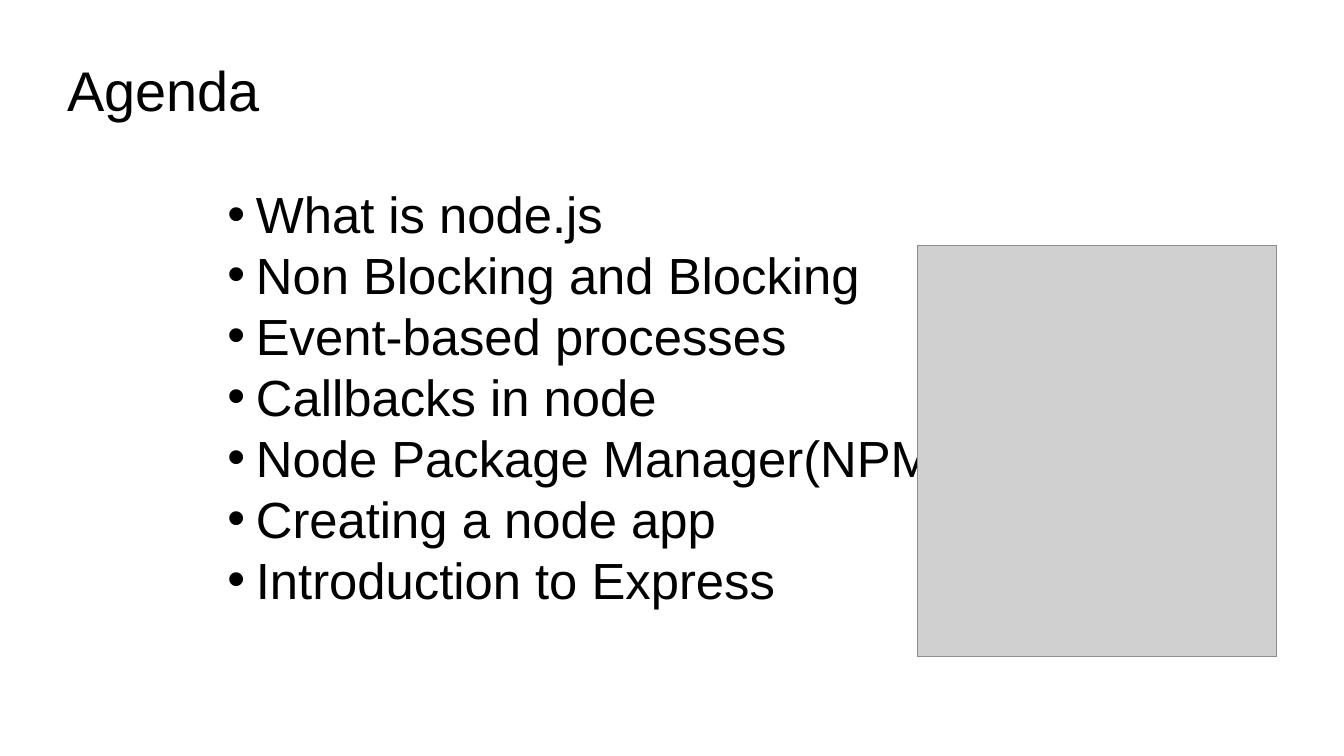
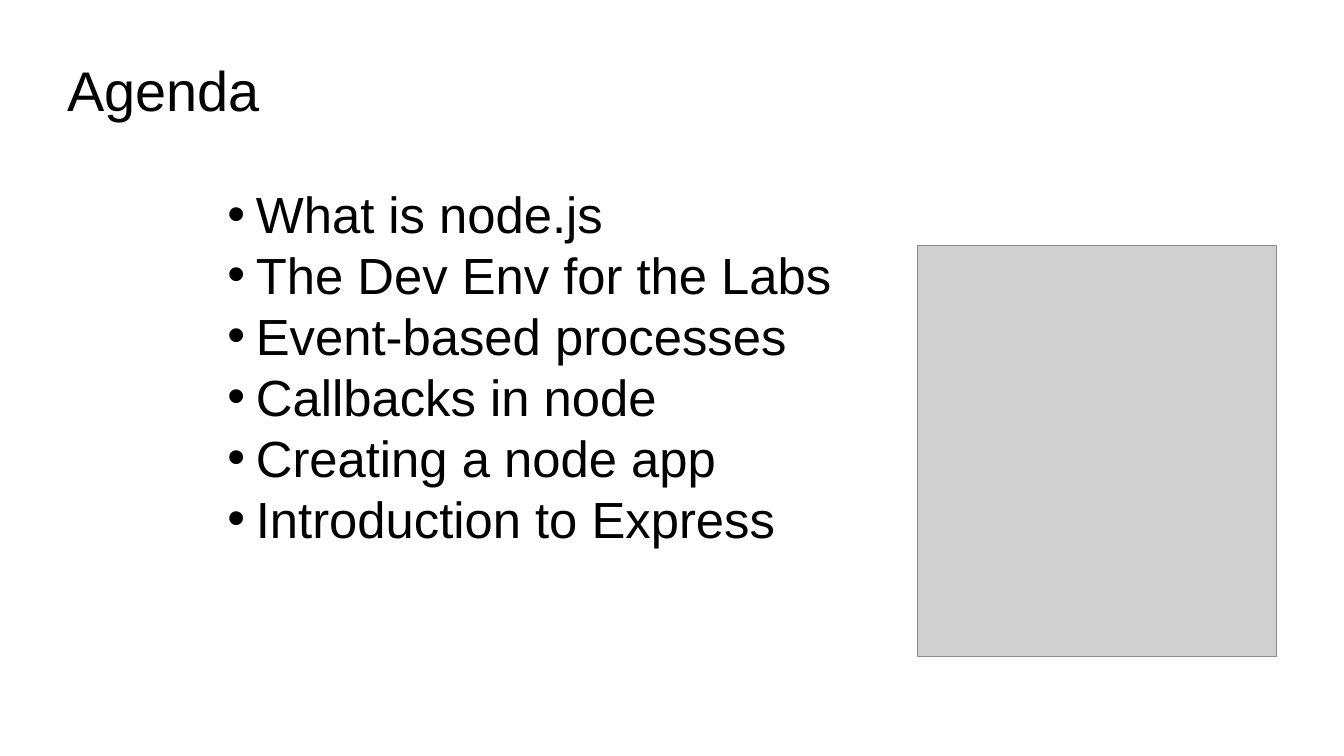
Before and after one commit to diarmuidoconnor/ict-2021, a slide deck: slide 2 of topic09/talk-1/node-2020.pptx. Drawn at 1344x756 pixels with LibreOffice and Linux fonts; fonts in the diff are those of the drawing; grey boxes stand for pictures. Boxes give left, top, right and bottom in pixels: in the first picture for what was removed or moved away, otherwise in the second. Text is boxed around its words. In the diff, an @@ line names an element or a change of style, - is before the commit and + after.

```diff
--- a/topic09/talk-1/node-2020.pptx
+++ b/topic09/talk-1/node-2020.pptx
@@ text at <box>256,257,831,295</box>: text changed @@
-• Non Blocking and Blocking
+• The Dev Env for the Labs
@@ text at <box>256,437,950,488</box>: paragraph removed @@
-• Node Package Manager(NPM)
```
Also in this commit, not shown: 5 other slides changed, 16 slides added, 58 other files.
